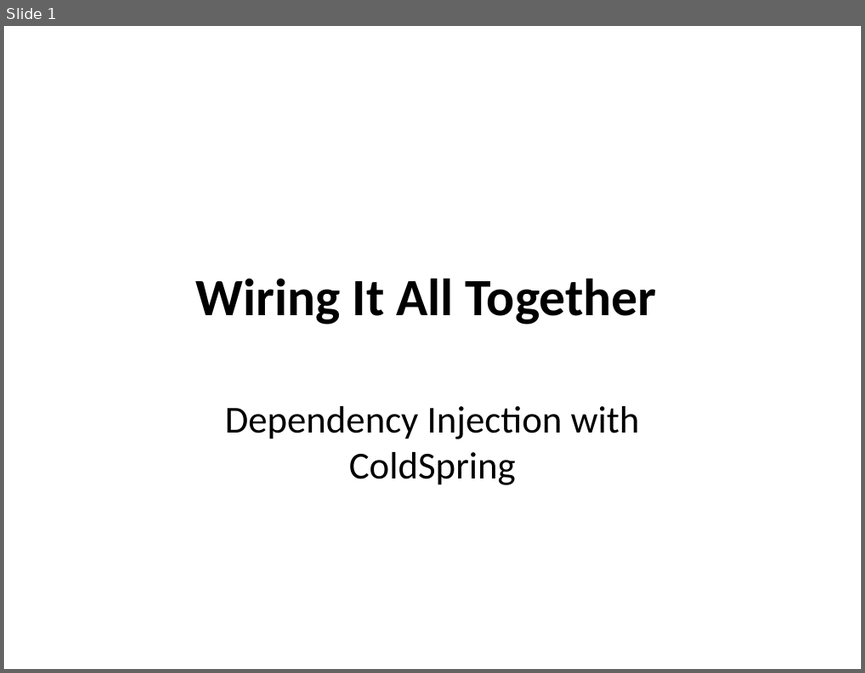
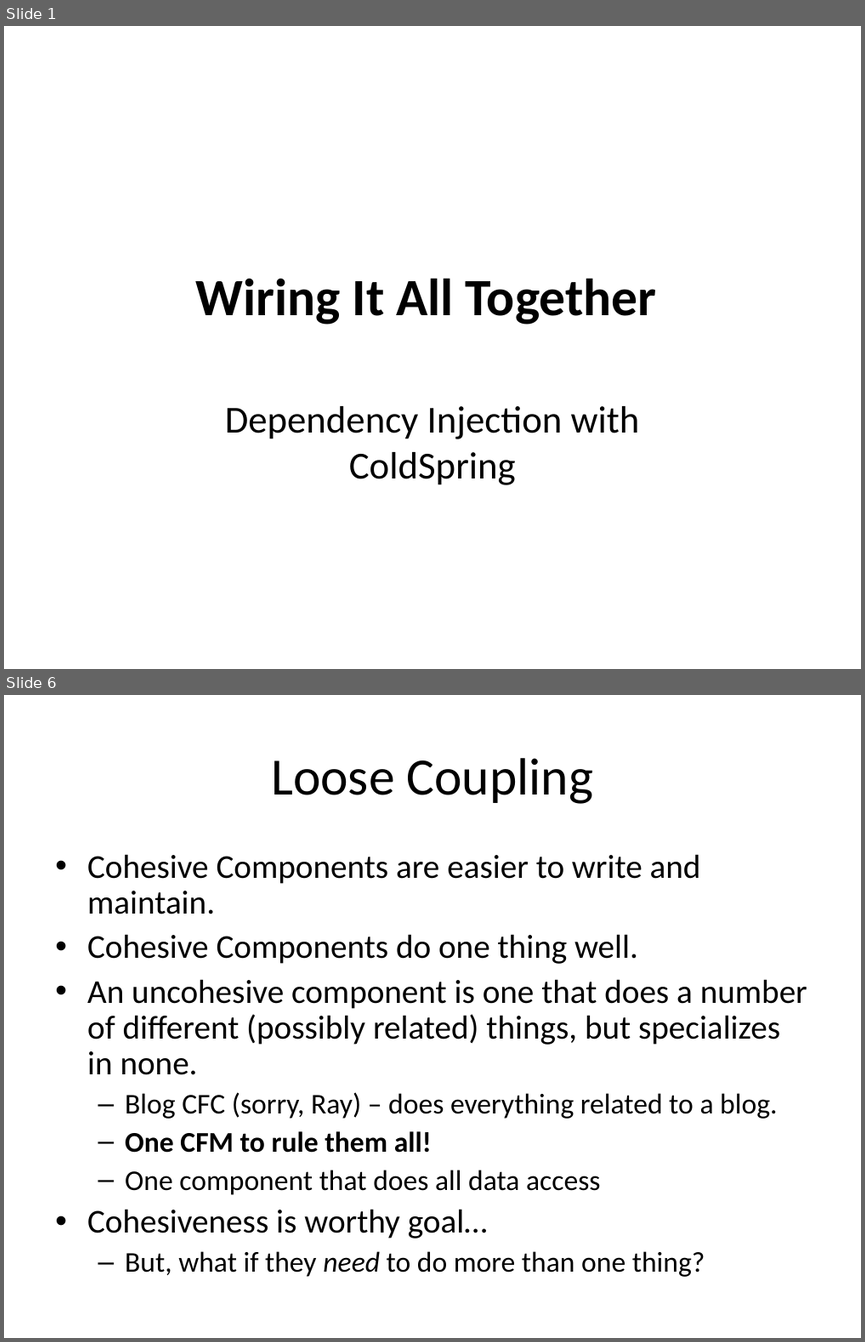
Before and after one commit to dhughes/OldPresentations, a slide deck: Trunk/Model-Glue 3 Day For Teratech/documents/Wiring It All Together.ppt. Shown one above the other, each under a label of ours: slide 1 before the commit, slides 1 and 6 after it; the slides between them are not shown. The pictures are 865x673 and 865x1342 pixels, drawn with LibreOffice and Linux fonts; fonts in the diff are those of the drawing; background and template pictures are left out. Boxes give left, top, right and bottom in pixels: in the first picture for what was removed or moved away, otherwise in the second. Text is boxed around its words. In the diff, an @@ line names an element or a change of style, - is before the commit and + after.

```diff
--- a/Trunk/Model-Glue 3 Day For Teratech/documents/Wiring It All Together.ppt
+++ b/Trunk/Model-Glue 3 Day For Teratech/documents/Wiring It All Together.ppt
@@ slide 6 added at (4,695,861,1338), background picture (left out) @@
@@ title added at (271,758,593,804), 44 pt, text #000000 @@
+Loose Coupling
@@ text added at (87,854,807,1276), 28 pt, text #000000 @@
+• Cohesive Components are easier to write and maintain.
+• Cohesive Components do one thing well.
+• An uncohesive component is one that does a number of different (possibly related) things, but specializes in none.
+  – Blog CFC (sorry, Ray) – does everything related to a blog.
+  – One CFM to rule them all!
+  – One component that does all data access
+• Cohesiveness is worthy goal…
+  – But, what if they need to do more than one thing?
```
Also in this commit, not shown: 25 other slides added, 1 slide removed, 13 other files.
